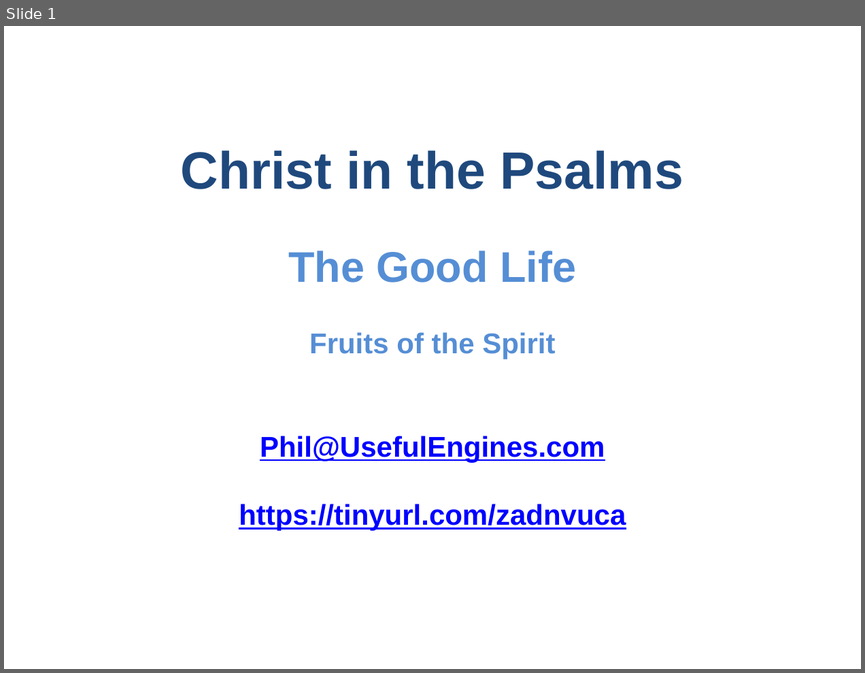
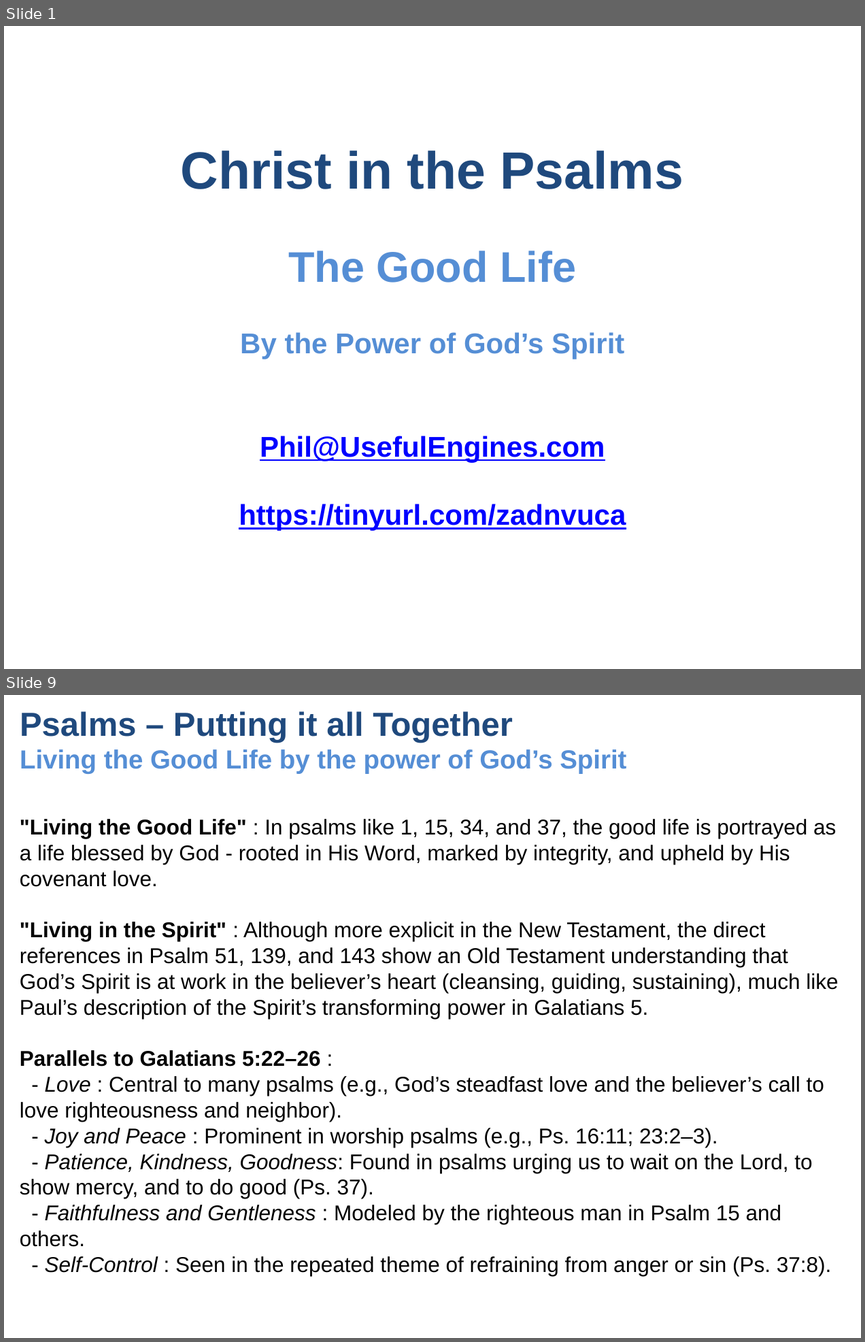
Before and after one commit to UsefulEngines/EvangelismPublic, a slide deck: 2024-Q4/2024-12-29/2024-12-29-Psalms.pptx. Shown one above the other, each under a label of ours: slide 1 before the commit, slides 1 and 9 after it; the slides between them are not shown. The pictures are 865x673 and 865x1342 pixels, drawn with LibreOffice and Linux fonts; fonts in the diff are those of the drawing. Boxes give left, top, right and bottom in pixels: in the first picture for what was removed or moved away, otherwise in the second. Text is boxed around its words. In the diff, an @@ line names an element or a change of style, - is before the commit and + after.

```diff
--- a/2024-Q4/2024-12-29/2024-12-29-Psalms.pptx
+++ b/2024-Q4/2024-12-29/2024-12-29-Psalms.pptx
@@ slide 9 added at [4, 695, 861, 1338], background #FFFFFF @@
@@ title added at [20, 711, 626, 774], 22 pt, text #558ED5, bold @@
+Psalms – Putting it all Together
+Living the Good Life by the power of God’s Spirit
@@ text added at [20, 819, 838, 1276], 18 pt, text #000000 @@
+"Living the Good Life" : In psalms like 1, 15, 34, and 37, the good life is portrayed as a life blessed by God - rooted in His Word, marked by integrity, and upheld by His covenant love.
+"Living in the Spirit" : Although more explicit in the New Testament, the direct references in Psalm 51, 139, and 143 show an Old Testament understanding that God’s Spirit is at work in the believer’s heart (cleansing, guiding, sustaining), much like Paul’s description of the Spirit’s transforming power in Galatians 5.
+Parallels to Galatians 5:22–26 :
+- Love : Central to many psalms (e.g., God’s steadfast love and the believer’s call to love righteousness and neighbor).
+- Joy and Peace : Prominent in worship psalms (e.g., Ps. 16:11; 23:2–3).
+- Patience, Kindness, Goodness: Found in psalms urging us to wait on the Lord, to show mercy, and to do good (Ps. 37).
+- Faithfulness and Gentleness : Modeled by the righteous man in Psalm 15 and others.
+- Self-Control : Seen in the repeated theme of refraining from anger or sin (Ps. 37:8).
@@ slide 1 changed as well @@
@@ text at [240, 332, 624, 359]: text changed @@
-Fruits of the Spirit
+By the Power of God’s Spirit
```
Also in this commit, not shown: 2 other slides changed, 5 other slides added, 8 slides removed, 1 other file.
